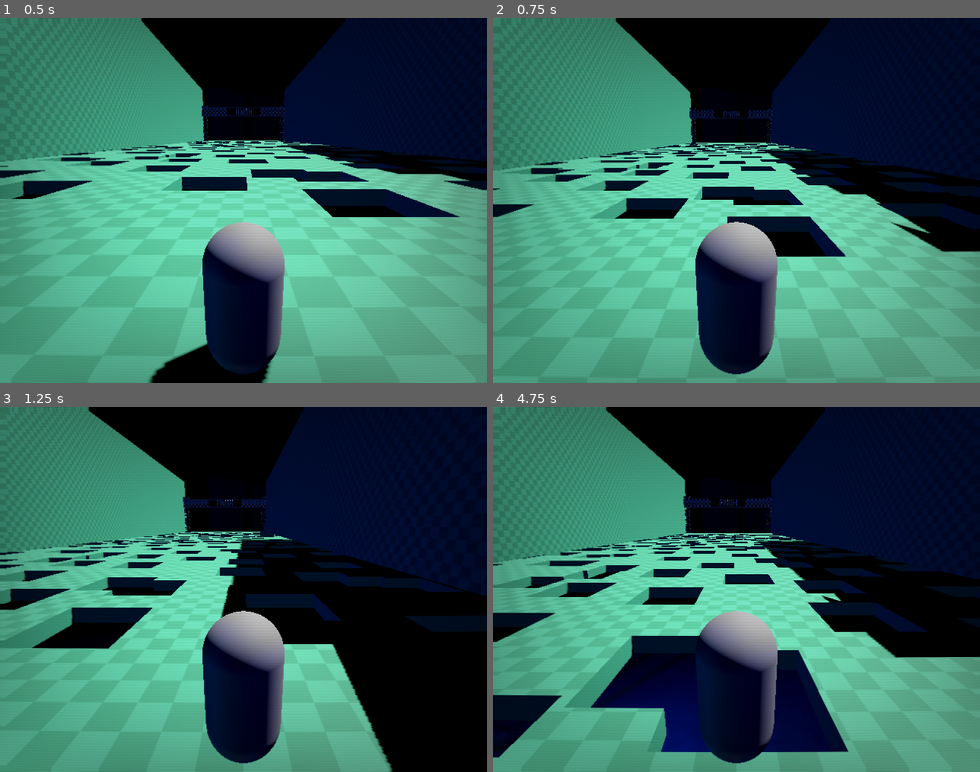
Above: before the commit, frames 1-4 (two rows, left to right).
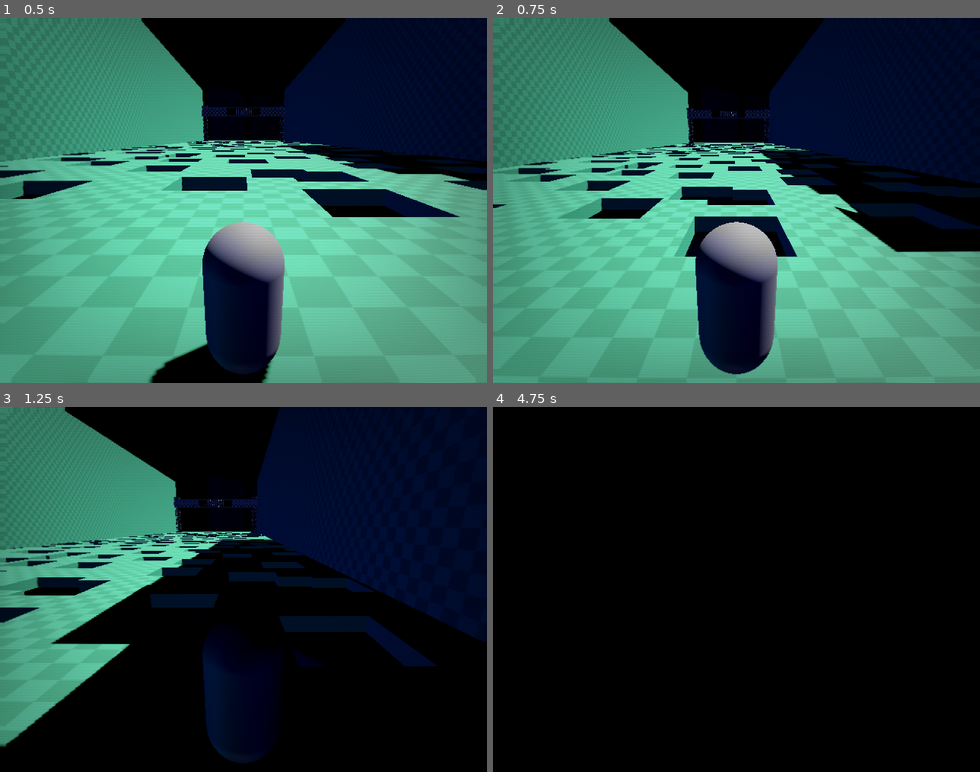
Above: after the commit, the same moments.

Repository: lognasmeow/Wonder
Game: Godot game, scene res://Maps/map_main.tscn
Same seed, same stepped clock (60 frames per second), same inputs: the game is played once before the commit and once after it.
Inputs:
- Up to frame 1 (0.5 s): no input
- Up to frame 2 (0.75 s): hold D (right) from 0.53 s (still down); tap Space (jump) at 0.6 s
- Up to frame 3 (1.25 s): keep holding D (right); tap Space (jump) at 0.77, 1.07 s
- Up to frame 4 (4.75 s): release D (right) at 1.28 s; hold S (down) 1.28-2.03 s; tap Space (jump) at 1.35, 1.52, 1.82, 2.1, 2.75, 2.85, 3.02, 3.32, 3.6, 3.77, 4.07, 4.35, 4.52 s; tap Enter at 2 s; hold D (right) 2.03-2.78 s; hold W (up) 2.78-3.53 s; hold A (left) from 3.53 s (still down)

Frame 1 is identical in both runs. In frame 2, 8.9% of the frame differs, in the area x 0-100%, y 0-66%; in frame 3, 38%; in frame 4, 83%, in the area x 0-100%, y 0-100%.

Commit message:
Add first modifier test

Diff:
--- /dev/null
+++ b/Globals/modifiers.gd
@@ -0,0 +1,7 @@
+extends Node
+
+var jumpHeightMultiplier: float = 1
+
+
+func resetModifiers() -> void:
+	jumpHeightMultiplier = 1
--- a/Maps/map_main.gd
+++ b/Maps/map_main.gd
@@ -15,6 +15,7 @@
 func _on_player_entered_fall_plane():
 	transitioningOut.emit()
 	await get_tree().create_timer(1.0).timeout
+	Modifiers.resetModifiers()
 	get_tree().reload_current_scene()
 
 
@@ -24,3 +25,5 @@
 	player.global_position = playerSpawnPoint.global_position
 	transitioningIn.emit()
 	await get_tree().create_timer(0.5).timeout
+	var temp = preload("res://Modifiers/DoubleJumpHeight/Mod_DoubleJumpHeight.tscn").instantiate()
+	add_child(temp)
--- /dev/null
+++ b/Modifiers/DoubleJumpHeight/Mod_DoubleJumpHeight.tscn
@@ -0,0 +1,6 @@
+[gd_scene format=3 uid="uid://c0clypnpgiqoi"]
+
+[ext_resource type="Script" uid="uid://dmcg7txam74j" path="res://Modifiers/DoubleJumpHeight/mod_double_jump_height.gd" id="1_61eih"]
+
+[node name="ModDoubleJumpHeight" type="Node3D" unique_id=1318827636]
+script = ExtResource("1_61eih")
--- /dev/null
+++ b/Modifiers/DoubleJumpHeight/mod_double_jump_height.gd
@@ -0,0 +1,4 @@
+extends Node3D
+
+func _ready():
+	Modifiers.jumpHeightMultiplier = 2
--- a/Player/player.gd
+++ b/Player/player.gd
@@ -1,6 +1,6 @@
 extends CharacterBody3D
 
-const SPEED = 20.0
+const SPEED = 30.0
 const JUMP_VELOCITY = 15
 
 signal enteredFallPlane
@@ -18,7 +18,7 @@
 
 func handleJump() -> void:
 	if Input.is_action_just_pressed("jump") and is_on_floor():
-		velocity.y = JUMP_VELOCITY
+		velocity.y = (JUMP_VELOCITY * Modifiers.jumpHeightMultiplier)
 
 func handleMove() -> void:
 	var input_dir = Input.get_vector("left", "right", "up", "down")
--- a/project.godot
+++ b/project.godot
@@ -15,6 +15,10 @@
 config/features=PackedStringArray("4.6", "Forward Plus")
 run/max_fps=60
 config/icon="res://icon.svg"
+
+[autoload]
+
+Modifiers="*uid://c7ilfv3xrl4ro"
 
 [display]
 
Not shown, added: Globals/modifiers.gd.uid
Not shown, added: Modifiers/DoubleJumpHeight/mod_double_jump_height.gd.uid
